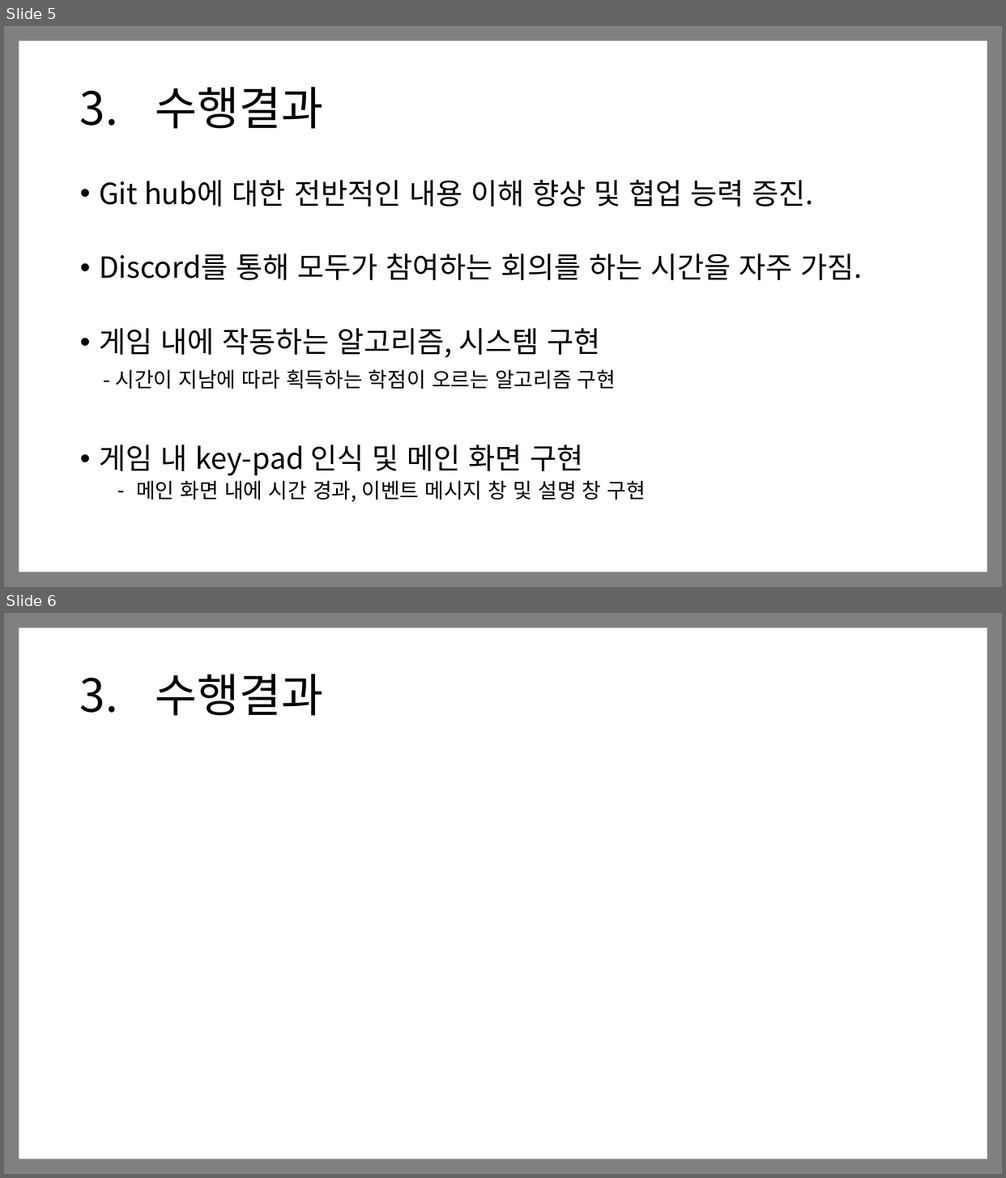
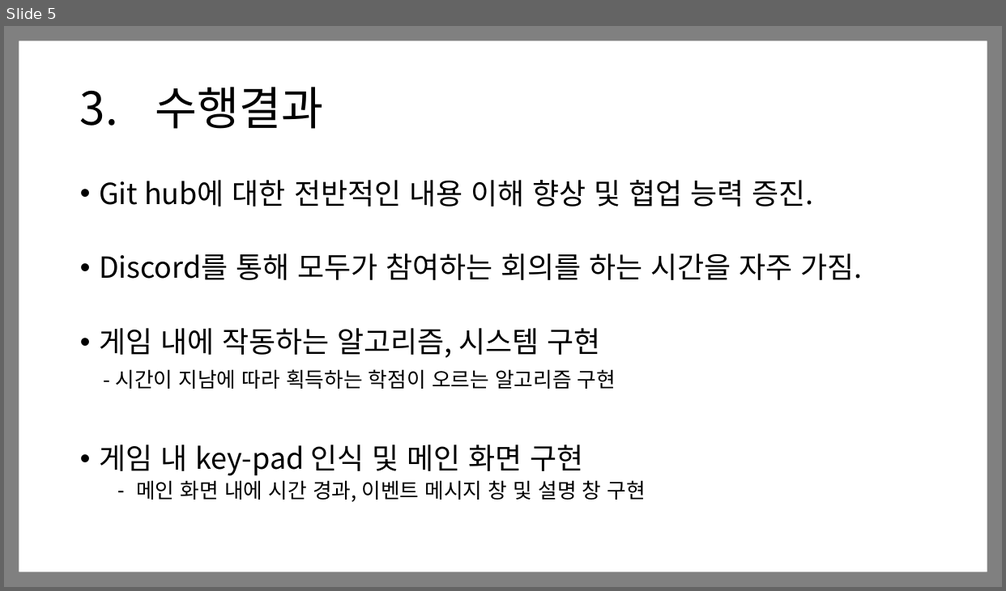
Before and after one commit to Sky-Titan/Team_Oldman, a slide deck: 문서/Team Oldman.pptx. Shown one above the other, each under a label of ours: slides 5 and 6 before the commit, slide 5 after it. The pictures are 1006x1178 and 1006x591 pixels, drawn with LibreOffice and Linux fonts; fonts in the diff are those of the drawing. Boxes give left, top, right and bottom in pixels: in the first picture for what was removed or moved away, otherwise in the second. Text is boxed around its words. In the diff, an @@ line names an element or a change of style, - is before the commit and + after.

```diff
--- a/문서/Team Oldman.pptx
+++ b/문서/Team Oldman.pptx
@@ slide 6 removed at box(4, 613, 1002, 1174), background #FFFFFF @@
@@ frame removed at box(4, 613, 1002, 1174) @@
@@ title removed at box(80, 674, 323, 716) @@
-3. 수행결과
```
Also in this commit, not shown: 5 slides added.
